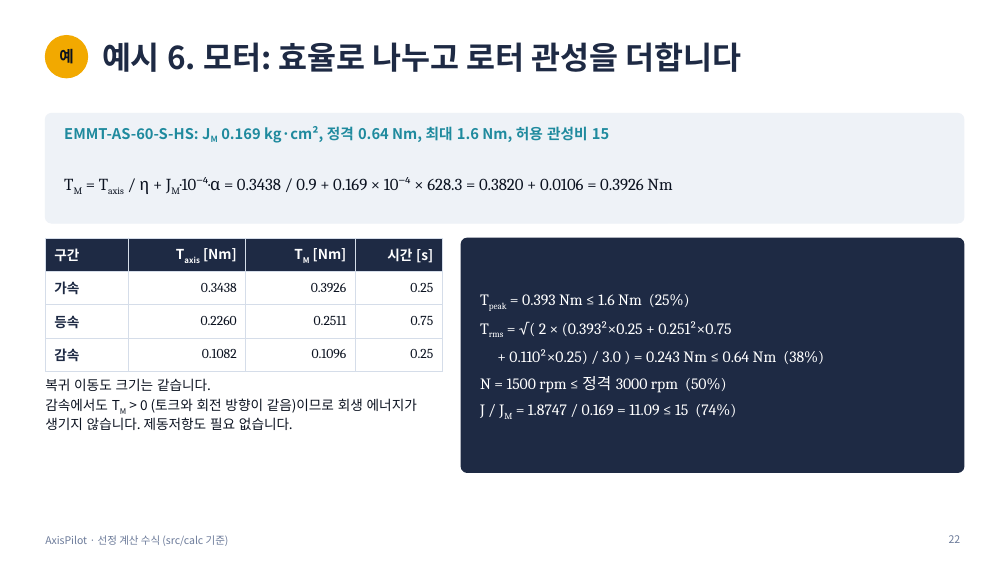
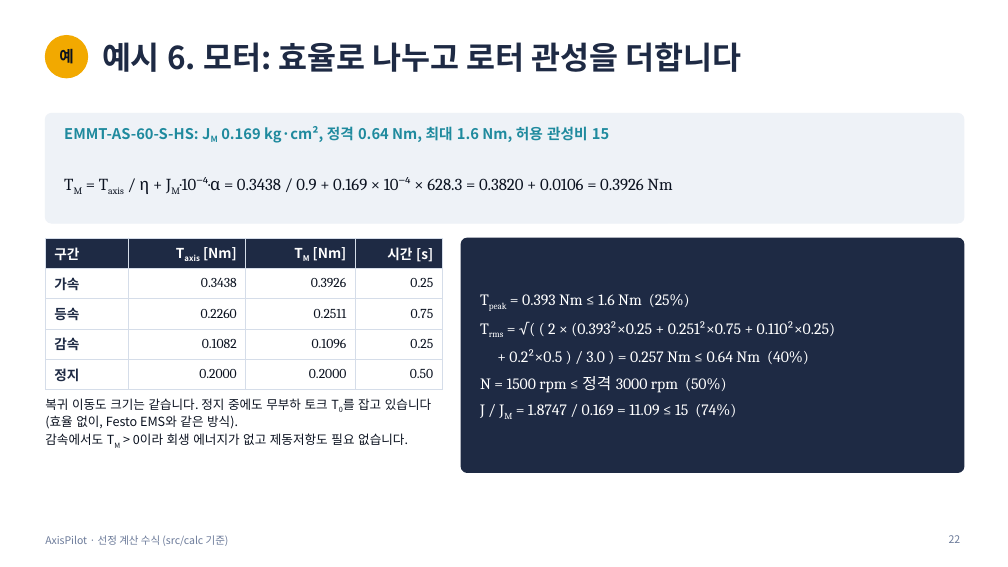
Before and after one commit to taeyoonkim0829/AxisPilot, a slide deck: slide 22 of docs/AxisPilot-선정수식.pptx. Drawn at 1008x567 pixels with LibreOffice and Linux fonts; fonts in the diff are those of the drawing. Boxes give left, top, right and bottom in pixels: in the first picture for what was removed or moved away, otherwise in the second. Text is boxed around its words. In the diff, an @@ line names an element or a change of style, - is before the commit and + after.

```diff
--- a/docs/AxisPilot-선정수식.pptx
+++ b/docs/AxisPilot-선정수식.pptx
@@ table at box(45, 238, 442, 389) @@
+row 5: 정지 | 0.2000 | 0.2000 | 0.50
@@ text at box(509, 321, 835, 364): text changed @@
-Trms = √( 2 × (0.393²×0.25 + 0.251²×0.75
-+ 0.110²×0.25) / 3.0 ) = 0.243 Nm ≤ 0.64 Nm (38%)
+Trms = √( ( 2 × (0.393²×0.25 + 0.251²×0.75 + 0.110²×0.25)
++ 0.2²×0.5 ) / 3.0 ) = 0.257 Nm ≤ 0.64 Nm (40%)
@@ text at box(45, 398, 431, 445): text changed; size 13 to 12 pt @@
-복귀 이동도 크기는 같습니다.
-감속에서도 TM > 0 (토크와 회전 방향이 같음)이므로 회생 에너지가 생기지 않습니다. 제동저항도 필요 없습니다.
+복귀 이동도 크기는 같습니다. 정지 중에도 무부하 토크 T0를 잡고 있습니다 (효율 없이, Festo EMS와 같은 방식).
+감속에서도 TM > 0이라 회생 에너지가 없고 제동저항도 필요 없습니다.
```
Also in this commit, not shown: 9 other slides changed, 2 other files.
